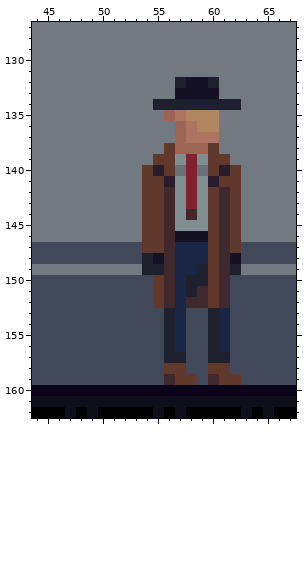
Edited in one commit: pixel-art file (Assets/Tileset/dummy.ase). Above is the file before it was changed.
352x232 pixels, 1 frame. Colours within 5 levels of each other are drawn and written as one. Shown: x 44..67, y 127..162. The commit also changed other parts of the picture, which this record leaves out.
The same view after the edit:
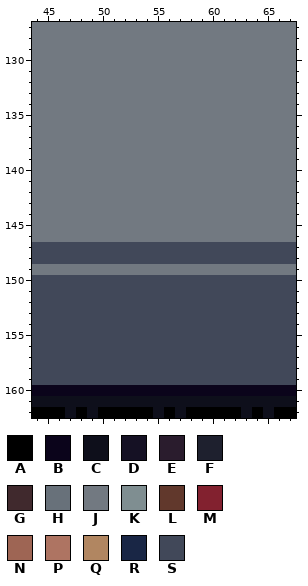
Palette (. is transparent): A #000000  B #0b041b  C #0e0f1b  D #151124  E #2a1c2d  F #1e202e  G #40292d  H #68717a  J #727981  K #7f8e91  L #61382c  M #82212f  N #9e6554  P #ae7462  Q #b18661  R #192645  S #414859
Edits made:
Layer "Player":
Colour D gives way to colour J in row 132 at x 58 to 59; in row 133 at x 57 to 60; in row 146 at x 57 to 59.
Colour E gives way to colour J in row 140 at x 55 and 61; in row 141 at x 56 and 60.
Colour F gives way to colour J in row 132 at x 57 and 60; in row 134 at x 55 to 62; in row 149 at x 54 to 55, 59 and 62.
Colour G gives way to colour J in rows 142 to 143 at x 56 and 61; in row 144 at x 56, 58 and 61; in rows 145 to 146 at x 56 and 61; in row 149 at x 56 and 61.
Colour H gives way to colour J in row 140 at x 57 and 59.
Colour K gives way to colour J in row 139 at x 57 and 59; in rows 141 to 144 at x 57 and 59; in row 145 at x 57 to 59.
Colour L gives way to colour J in row 138 at x 56 and 60; in row 139 at x 55 to 56 and 60 to 61; in row 140 at x 54, 56, 60 and 62; in row 141 at x 54 to 55 and 61 to 62; in rows 142 to 146 at x 54 to 55, 60 and 62; in row 149 at x 60.
Colour M gives way to colour J in rows 139 to 143 at x 58.
Colour N gives way to colour J in row 135 at x 56; in rows 136 to 137 at x 57; in row 138 at x 57 to 59.
Colour P gives way to colour J in row 135 at x 57; in row 136 at x 58; in row 137 at x 58 to 60.
Colour Q gives way to colour J in row 135 at x 58 to 60; in row 136 at x 59 to 60.
Colour R gives way to colour J in row 149 at x 57 to 58.
Colour D gives way to colour S in row 148 at x 55 and 62.
Colour F gives way to colour S in row 148 at x 54; in row 150 at x 58 to 59; in row 151 at x 58; in rows 153 to 156 at x 56 and 60; in row 157 at x 56 to 57 and 60 to 61.
Colour G gives way to colour S in rows 147 to 148 at x 56 and 61; in row 150 at x 56 and 61; in row 151 at x 56, 59 and 61; in row 152 at x 56, 58 to 59 and 61; in row 159 at x 56 and 60.
Colour L gives way to colour S in row 147 at x 54 to 55, 60 and 62; in row 148 at x 60; in rows 150 to 152 at x 55 and 60; in row 158 at x 56 to 57 and 60 to 61; in row 159 at x 57 to 58 and 61 to 62.
Colour R gives way to colour S in rows 147 to 148 at x 57 to 59; in rows 150 to 152 at x 57; in rows 153 to 156 at x 57 and 61.
